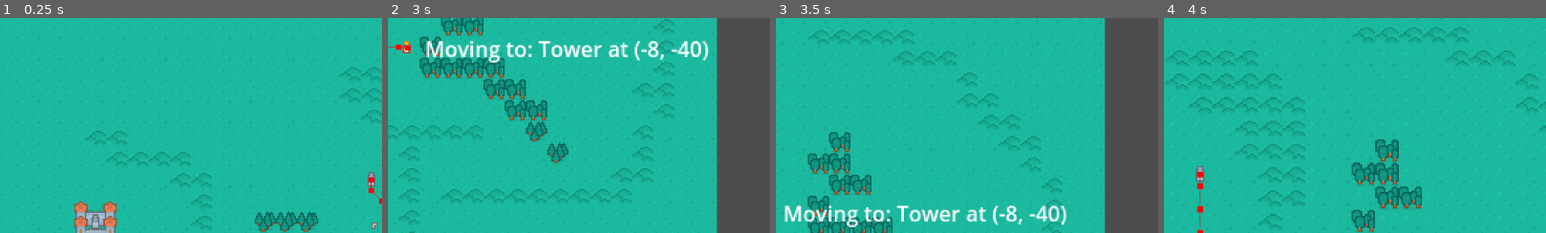
Above: before the commit, frames 1-4 (left to right).
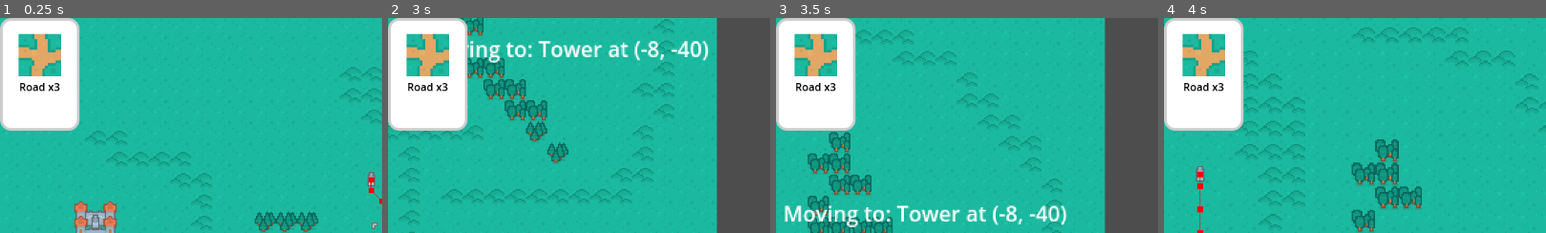
Above: after the commit, the same moments.

Repository: mstarongithub/Piratejam14
Game: Godot game, scene res://GameSceneFramework.tscn
Two runs of this game, one before a commit and one after it. Both use one fixed random seed, a clock stepped at 60 frames per second and the inputs below. This scene is started directly instead of the project's main scene. The engine's default icon, where the game draws it, is replaced by a stand-in: a white triangle on a blue panel in a dark square.
Inputs (mouse positions are % of the whole screen's width and height, from its top left):
- Up to frame 1 (0.25 s): no input
- Up to frame 2 (3 s): tap Enter (action_confirm) at 0.5, 0.6, 2.85 s; move the mouse to (72, 45) at 0.52 s; hold D (move_right) 0.53-1.28 s; click (72, 45) at 0.67 s; move the mouse to (30, 55) at 1.27 s; hold S (move_down) 1.28-2.03 s; tap Mouse wheel up (zoom_in) at 1.35 s; move the mouse to (60, 28) at 2.02 s; hold D (move_right) 2.03-2.78 s; tap Mouse wheel down (zoom_out) at 2.1 s; move the mouse to (45, 70) at 2.77 s; hold W (move_up) from 2.78 s (still down); click (45, 70) at 2.92 s
- Up to frame 3 (3.5 s): keep holding W (move_up)
- Up to frame 4 (4 s): move the mouse to (80, 65) at 3.52 s; release W (move_up) at 3.53 s; hold A (move_left) from 3.53 s (still down); tap Mouse wheel up (zoom_in) at 3.6 s
The pictures show only the part of the screen within x 0-50%, y 0-50%; the shares and areas given below are measured in that part.

The runs differ from the first frame. In frame 1, 9.8% of the frame differs, in the area x 0-21%, y 0-53%; in frame 2, 10%; in frame 3, 9.8%; in frame 4, 9.8%.

Commit message:
Card as a resource

Diff:
--- a/GameSceneFramework.tscn
+++ b/GameSceneFramework.tscn
@@ -1,6 +1,7 @@
-[gd_scene load_steps=5 format=3 uid="uid://ls7ukg1k4kml"]
+[gd_scene load_steps=6 format=3 uid="uid://ls7ukg1k4kml"]
 
 [ext_resource type="Script" path="res://GameSceneFramework.gd" id="1_14ofc"]
+[ext_resource type="PackedScene" uid="uid://bvvfecxmohkp3" path="res://UI/card.tscn" id="2_7sf8c"]
 [ext_resource type="Script" path="res://InputHandler.gd" id="2_s4p75"]
 [ext_resource type="Texture2D" uid="uid://cjhqeuae4ujwl" path="res://Assets/RTS Medieval (Pixel)/tilemap_packed.png" id="3_g5eb6"]
 
@@ -12,6 +13,9 @@
 script = ExtResource("1_14ofc")
 
 [node name="GUI" type="CanvasLayer" parent="."]
+layer = 2
+
+[node name="Card" parent="GUI" instance=ExtResource("2_7sf8c")]
 
 [node name="GameMap" type="CanvasLayer" parent="."]
 scale = Vector2(2, 2)
--- a/UI/card.gd
+++ b/UI/card.gd
@@ -2,6 +2,7 @@
 
 @onready var _icon: TextureRect = find_child(&"icon")
 @onready var _text: Label = find_child(&"name")
+@export var type: Card
 
 var icon:
 	set(v):
@@ -11,4 +12,9 @@
 	set(v):
 		_text.text = v
 
-var type
+func _ready():
+	if type == null:
+		push_warning(&"Card %s has no type" % self)
+	if type != null:
+		icon = type.effect.icon
+		text = &"%s x%s" % [type.effect.name, type.amount]
--- a/UI/card.tscn
+++ b/UI/card.tscn
@@ -1,7 +1,8 @@
-[gd_scene load_steps=5 format=3 uid="uid://bvvfecxmohkp3"]
+[gd_scene load_steps=6 format=3 uid="uid://bvvfecxmohkp3"]
 
 [ext_resource type="Script" path="res://UI/card.gd" id="1_0xk4s"]
 [ext_resource type="Texture2D" uid="uid://43wshddliq7j" path="res://icon.svg" id="1_pkoi6"]
+[ext_resource type="Resource" uid="uid://b8sh44n1ejhj1" path="res://templates/Card.tres" id="2_vj7x1"]
 
 [sub_resource type="StyleBoxFlat" id="StyleBoxFlat_dewc5"]
 bg_color = Color(1, 1, 1, 1)
@@ -23,6 +24,7 @@
 size_flags_vertical = 4
 theme_override_styles/panel = SubResource("StyleBoxFlat_dewc5")
 script = ExtResource("1_0xk4s")
+type = ExtResource("2_vj7x1")
 
 [node name="MarginContainer" type="MarginContainer" parent="."]
 layout_mode = 2
--- a/templates/Card.gd
+++ b/templates/Card.gd
@@ -1,3 +1,8 @@
-class_name Card extends Node
+class_name Card extends Resource
 
-var type
+@export var effect: Effect
+@export var amount: int
+
+func _init(effect_ = null, amount_ = 1):
+	effect = effect_
+	amount = amount_
--- /dev/null
+++ b/templates/Card.tres
@@ -0,0 +1,9 @@
+[gd_resource type="Resource" script_class="Card" load_steps=3 format=3 uid="uid://b8sh44n1ejhj1"]
+
+[ext_resource type="Script" path="res://templates/Card.gd" id="1_hngj1"]
+[ext_resource type="Resource" uid="uid://f3daaeun1dno" path="res://templates/Effect.tres" id="1_y1m68"]
+
+[resource]
+script = ExtResource("1_hngj1")
+effect = ExtResource("1_y1m68")
+amount = 3
--- /dev/null
+++ b/templates/Effect.gd
@@ -0,0 +1,8 @@
+class_name Effect extends Resource
+
+@export var name: StringName
+@export var icon: Texture2D
+
+func _init(name_ = &"", icon_ = null):
+	name = name_
+	icon = icon_
--- /dev/null
+++ b/templates/Effect.tres
@@ -0,0 +1,13 @@
+[gd_resource type="Resource" script_class="Effect" load_steps=4 format=3 uid="uid://f3daaeun1dno"]
+
+[ext_resource type="Texture2D" uid="uid://cjhqeuae4ujwl" path="res://Assets/RTS Medieval (Pixel)/tilemap_packed.png" id="1_gu6pq"]
+[ext_resource type="Script" path="res://templates/Effect.gd" id="2_sa8mi"]
+
+[sub_resource type="AtlasTexture" id="AtlasTexture_1kjd5"]
+atlas = ExtResource("1_gu6pq")
+region = Rect2(112, 0, 16, 16)
+
+[resource]
+script = ExtResource("2_sa8mi")
+name = &"Road"
+icon = SubResource("AtlasTexture_1kjd5")
